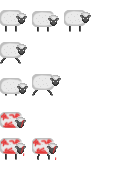
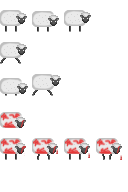
Comparing the layer stacks of the two 128 x 192 images. Changes:
added group "impaled3" with 5 layers above "impaled2" over [96, 138, 122, 160]
added layer "Layer 9" (1st of 2, in "impaled3") in group "impaled3" over [97, 138, 120, 154]
added layer "Layer 2" (1st of 8, in "impaled3") in group "impaled3" over [111, 143, 122, 154]
added layer "Rounded Rectangle 1" (1st of 11, in "impaled3") in group "impaled3" over [96, 138, 118, 154]
added layer "Layer 1" (1st of 8, in "impaled3") in group "impaled3" over [102, 152, 112, 160]
moved "Layer 9" (2nd of 2, in "impaled2") above "Layer 2", painted on it over [55, 149, 57, 160]
added group "impaled copy" with 5 layers above "impaled" over [64, 138, 90, 160]
added layer "Layer 10" (1st of 2, in "impaled copy") in group "impaled copy" over [65, 138, 89, 156]
added layer "Layer 2" (3rd of 8, in "impaled copy") in group "impaled copy" over [79, 143, 90, 154]
added layer "Rounded Rectangle 1" (3rd of 11, in "impaled copy") in group "impaled copy" over [64, 138, 86, 154]
added layer "Layer 1" (3rd of 8, in "impaled copy") in group "impaled copy" over [69, 151, 81, 160]
renamed "blut" to "Layer 11", moved it above "Layer 10", painted on it over [23, 146, 26, 156]
painted on "Layer 10" (2nd of 2, in "impaled") over [23, 146, 25, 156]
